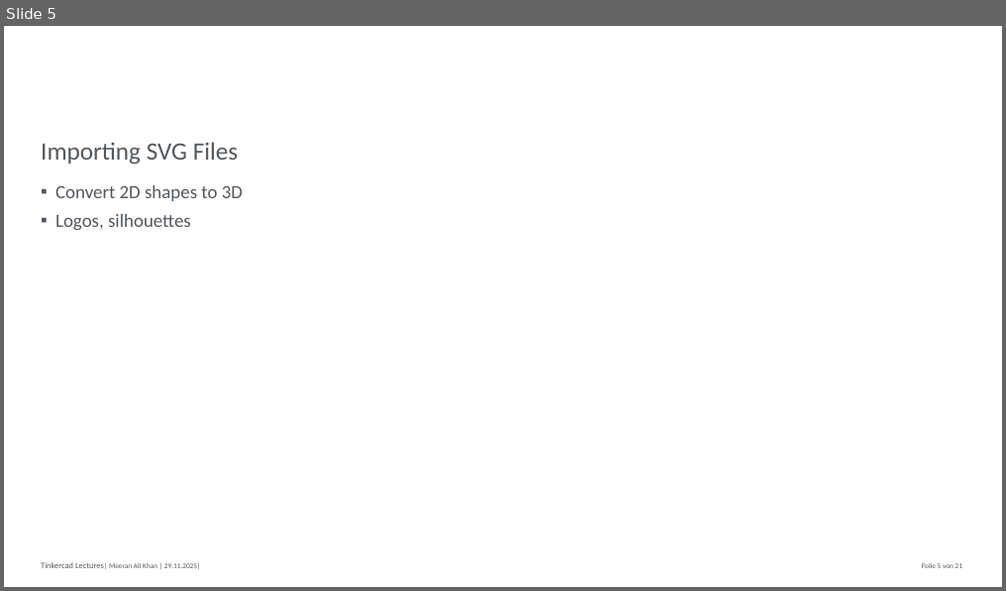
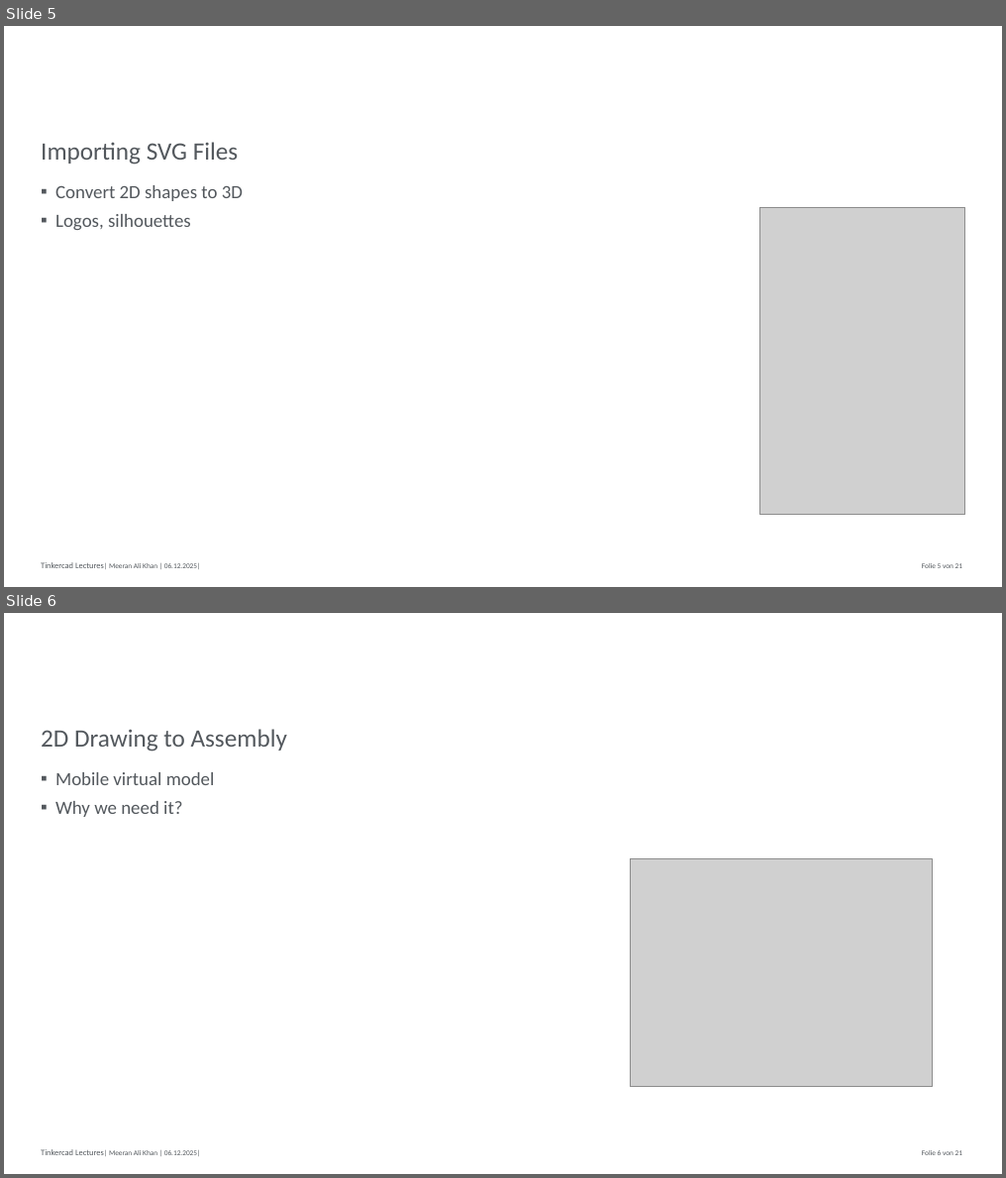
Before and after one commit to MAK-RPTU/Tinkercad, a slide deck: Lectures/Week3.pptx. Shown one above the other, each under a label of ours: slide 5 before the commit, slides 5 and 6 after it. The pictures are 1006x591 and 1006x1178 pixels, drawn with LibreOffice and Linux fonts; fonts in the diff are those of the drawing; grey boxes stand for pictures; background and template pictures are left out. Boxes give left, top, right and bottom in pixels: in the first picture for what was removed or moved away, otherwise in the second. Text is boxed around its words. In the diff, an @@ line names an element or a change of style, - is before the commit and + after.

```diff
--- a/Lectures/Week3.pptx
+++ b/Lectures/Week3.pptx
@@ slide 6 added at [4, 613, 1002, 1174], background #FFFFFF; not listed: 2 template elements that a slide beside it also shows @@
@@ title added at [41, 729, 287, 752], 24 pt, text #53585D @@
+2D Drawing to Assembly
@@ text added at [55, 772, 215, 817], 18 pt, text #53585D @@
+▪ Mobile virtual model
+▪ Why we need it?
@@ picture added at [630, 860, 933, 1087] @@
@@ slide 5 changed as well @@
@@ picture added at [760, 207, 966, 515] @@
```
Also in this commit, not shown: 8 other slides changed, 2 other slides added, 2 slides removed, 3 other files.
